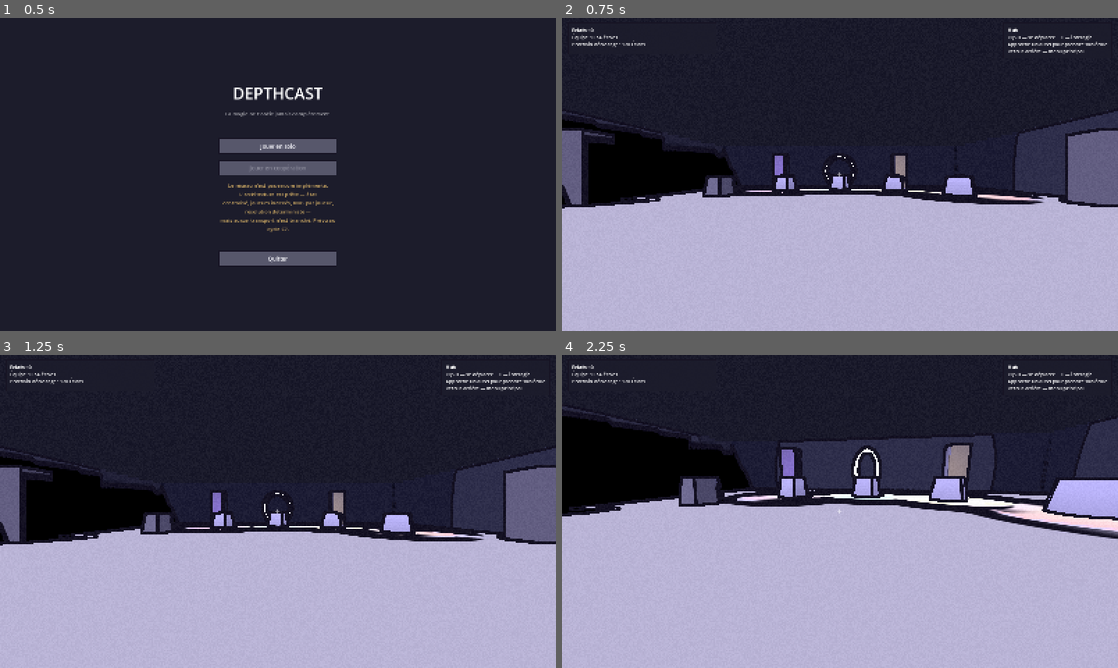
Above: before the commit, frames 1-4 (two rows, left to right).
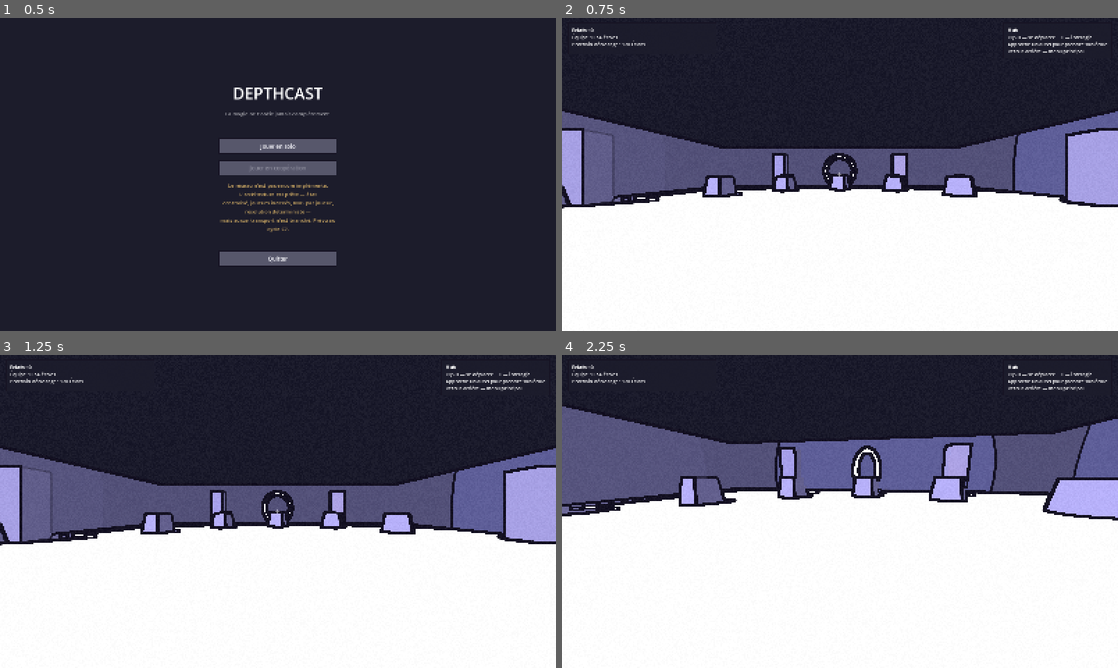
Above: after the commit, the same moments.

Repository: Treri-afk/depthcast
Game: Godot game, scene res://scenes/menu.tscn
Two runs of this game, one before a commit and one after it. Both use one fixed random seed, a clock stepped at 60 frames per second and the inputs below.
Inputs (mouse positions are in pixels of both pictures, inside the frame that each line leads up to):
- Up to frame 1 (0.5 s): no input
- Up to frame 2 (0.75 s): click "Jouer en solo" at 0.5 s
- Up to frame 3 (1.25 s): no input
- Up to frame 4 (2.25 s): move the mouse to (867, 511) at 1.27 s; hold W (deplacer_avant) from 1.28 s (still down); tap S (deplacer_arriere) at 1.35 s; click (867, 511) at 1.42 s; tap Space (sauter) at 1.52 s; move the mouse to (812, 511) at 2.02 s; tap E (interagir) at 2.1 s

Frame 1 is identical in both runs. In frame 2, 58% of the frame differs, in the area x 0-100%, y 29-100%; in frame 3, 58%; in frame 4, 70%, in the area x 0-100%, y 16-100%.

Commit message:
fix: la scène tombait au noir, l'ombre passe en socle constant
En sortant l'atténuation du seuil, je multipliais tout le résultat par
elle — couleur d'ombre comprise. Or pour une lumière directionnelle,
l'atténuation porte l'ombre PORTÉE : une surface à l'ombre voyait donc sa
teinte tomber à zéro au lieu de la conserver. D'où la salle noire.

L'ombre est désormais posée dans fragment(), en socle constant. Elle ne
dépend d'aucune lumière : une surface non éclairée garde exactement sa
teinte d'ombre.

Cela règle un second problème que la version précédente aurait eu de
toute façon : light() est appelé UNE FOIS PAR LAMPE, donc poser l'ombre
là-bas l'empilait autant de fois qu'il y avait de lampes. Une salle à
cinq autels aurait eu des ombres cinq fois trop claires.

light() n'ajoute plus que l'ÉCART entre la lumière et l'ombre, modulé par
l'atténuation. Les lampes deviennent purement additives : elles éclairent
en s'estompant, sans frontière nette, et sans jamais assombrir.

85 vérifications, toutes vertes.

Co-Authored-By: Claude Opus 5 <noreply@anthropic.com>

Diff:
--- a/shaders/ligne_claire.gdshader
+++ b/shaders/ligne_claire.gdshader
@@ -56,27 +56,38 @@
 	}
 
 	ALBEDO = teinte;
-	EMISSION = teinte * emission_force;
+
+	// L'ombre est posée ici, en socle constant, et non dans light().
+	//
+	// Deux raisons. D'abord elle ne dépend d'aucune lumière : une surface non
+	// éclairée garde exactement la teinte d'ombre au lieu de tomber au noir.
+	// Ensuite light() est appelé UNE FOIS PAR LAMPE — poser l'ombre là-bas
+	// l'empilerait autant de fois qu'il y a de lampes dans la salle.
+	vec3 socle_ombre = mix(couleur_ombre.rgb, couleur_ombre.rgb * teinte * 2.0,
+		melange_ombre);
+	EMISSION = teinte * emission_force + socle_ombre;
 }
 
 
 void light() {
-	// L'ORIENTATION seule décide de la bascule lumière/ombre. L'atténuation
-	// est appliquée APRÈS, en fondu.
+	// L'ORIENTATION seule décide de la bascule. L'atténuation module ENSUITE
+	// la quantité de lumière ajoutée, en fondu.
 	//
 	// L'inverse — atténuation incluse dans le seuil — donnait une frontière
-	// circulaire parfaitement nette autour de chaque lampe ponctuelle, que la
-	// grille pixel transformait ensuite en escalier et que le contour
-	// soulignait consciencieusement. C'était l'origine des marches sur les sols.
+	// parfaitement nette et circulaire autour de chaque lampe ponctuelle, que
+	// la grille pixel transformait en escalier et que le contour soulignait.
+	// C'était l'origine des marches sur les sols.
 	//
-	// Une lampe éclaire donc en s'estompant, mais la surface qu'elle éclaire
-	// garde ses deux valeurs : la règle tient, sans anneau parasite.
+	// Ne s'ajoute ici QUE l'écart entre la lumière et l'ombre. Le socle d'ombre
+	// est déjà posé dans fragment() : le rajouter par lampe l'empilerait, et
+	// une salle à cinq lampes aurait des ombres cinq fois trop claires.
 	float incidence = dot(NORMAL, LIGHT);
 	float eclaire = smoothstep(seuil - nettete, seuil + nettete, incidence);
 
-	vec3 teinte_ombre = mix(couleur_ombre.rgb, couleur_ombre.rgb * ALBEDO * 2.0,
+	vec3 socle_ombre = mix(couleur_ombre.rgb, couleur_ombre.rgb * ALBEDO * 2.0,
 		melange_ombre);
 	vec3 teinte_lumiere = ALBEDO * LIGHT_COLOR;
 
-	DIFFUSE_LIGHT += mix(teinte_ombre, teinte_lumiere, eclaire) * ATTENUATION;
+	DIFFUSE_LIGHT += max(teinte_lumiere - socle_ombre, vec3(0.0))
+		* eclaire * ATTENUATION;
 }
